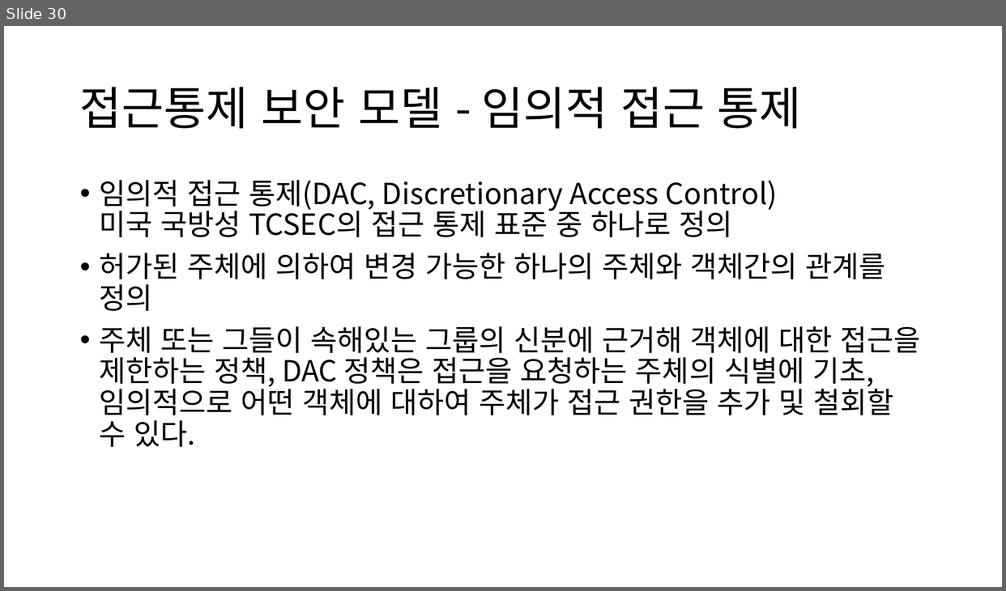
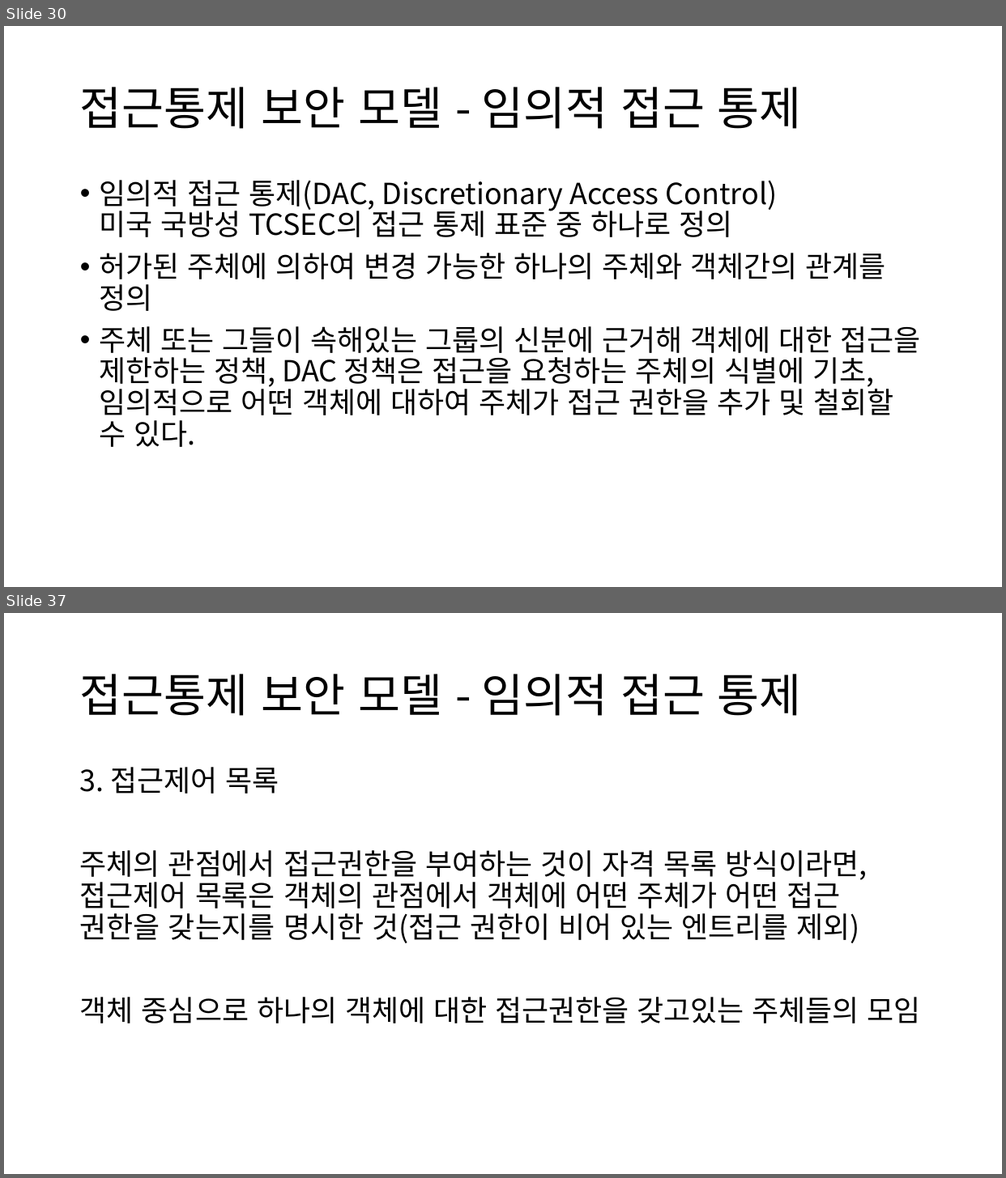
Before and after one commit to YJLII/Security, a slide deck: 정보보호론 Part 03 접근통제.pptx. Shown one above the other, each under a label of ours: slide 30 before the commit, slides 30 and 37 after it; the slides between them are not shown. The pictures are 1006x591 and 1006x1178 pixels, drawn with LibreOffice and Linux fonts; fonts in the diff are those of the drawing. Boxes give left, top, right and bottom in pixels: in the first picture for what was removed or moved away, otherwise in the second. Text is boxed around its words. In the diff, an @@ line names an element or a change of style, - is before the commit and + after.

```diff
--- a/정보보호론 Part 03 접근통제.pptx
+++ b/정보보호론 Part 03 접근통제.pptx
@@ slide 37 added at bbox=[4, 613, 1002, 1174], background #FFFFFF @@
@@ title added at bbox=[80, 674, 802, 716], 44 pt, text #000000 @@
+접근통제 보안 모델 - 임의적 접근 통제
@@ text added at bbox=[80, 767, 920, 1024], 28 pt, text #000000 @@
+3. 접근제어 목록
+주체의 관점에서 접근권한을 부여하는 것이 자격 목록 방식이라면, 접근제어 목록은 객체의 관점에서 객체에 어떤 주체가 어떤 접근 권한을 갖는지를 명시한 것(접근 권한이 비어 있는 엔트리를 제외)
+객체 중심으로 하나의 객체에 대한 접근권한을 갖고있는 주체들의 모임
```
Also in this commit, not shown: 1 slide changed, 7 other slides added.
